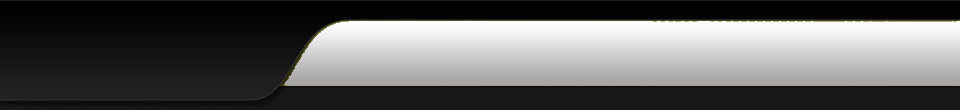
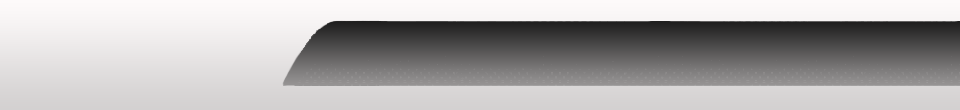
Layered file, before and after one edit (w=960, h=110). Changes by layer:
added layer "Layer 0 copy 2" above "Layer 0 copy" over left=0, top=0, right=960, bottom=110
painted on "Layer 0 copy" over left=255, top=3, right=960, bottom=97
hid "Layer 0" over left=0, top=0, right=960, bottom=110
